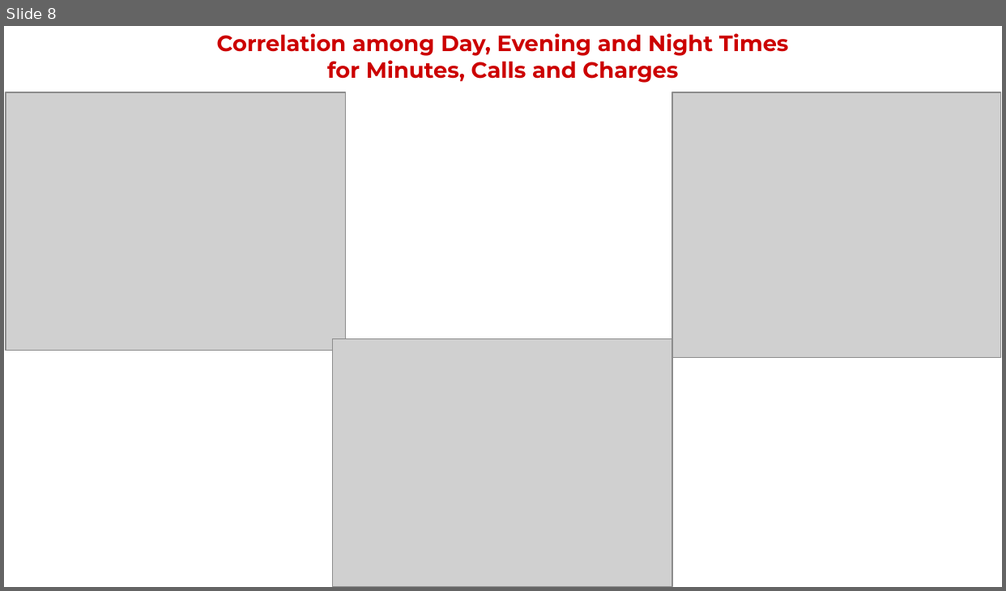
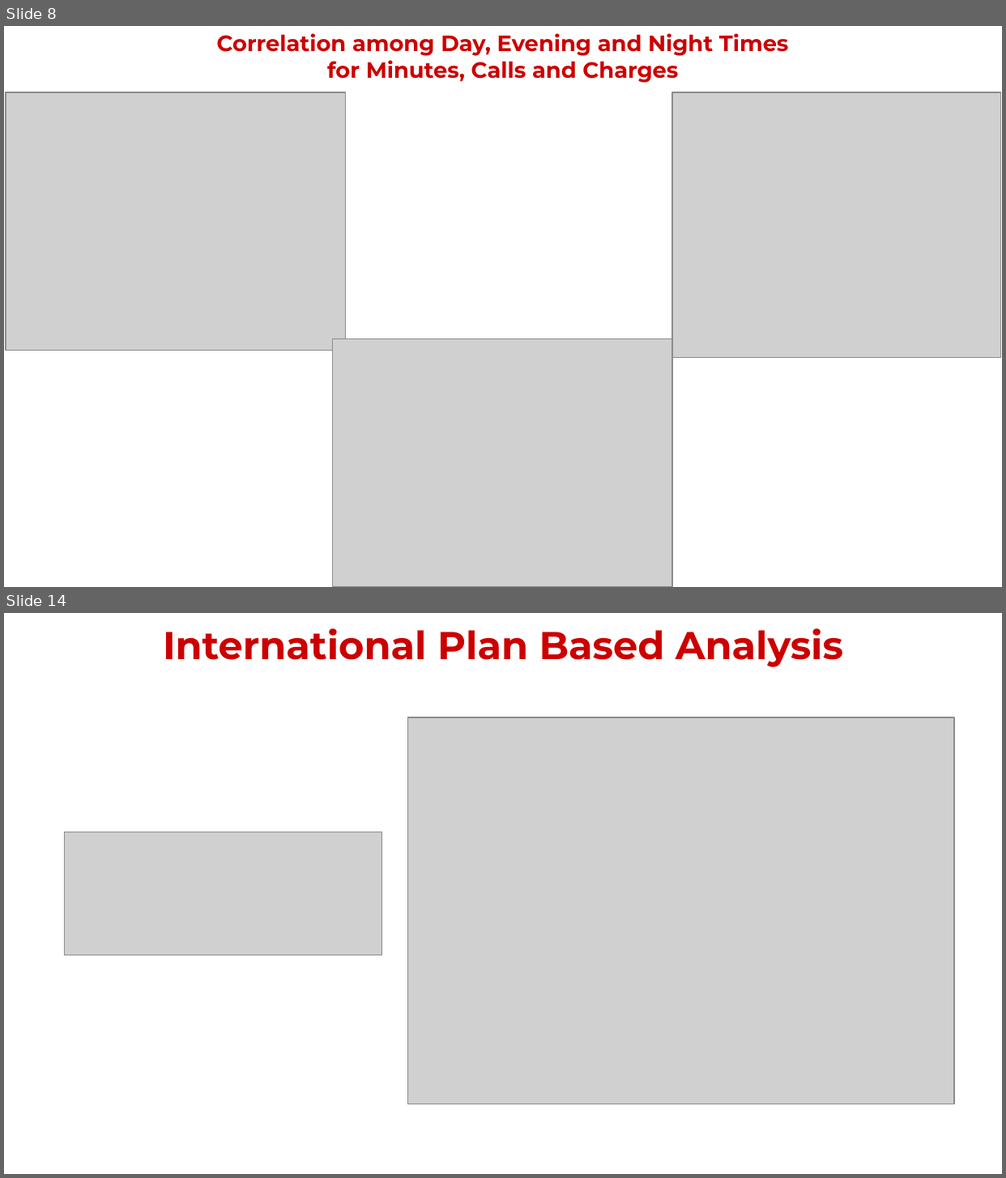
Before and after one commit to codes-by-vamshi/EDA-TelecomChurn, a slide deck: Project Presentation.pptx. Shown one above the other, each under a label of ours: slide 8 before the commit, slides 8 and 14 after it; the slides between them are not shown. The pictures are 1006x591 and 1006x1178 pixels, drawn with LibreOffice and Linux fonts; fonts in the diff are those of the drawing; grey boxes stand for pictures; background and template pictures are left out. Boxes give left, top, right and bottom in pixels: in the first picture for what was removed or moved away, otherwise in the second. Text is boxed around its words. In the diff, an @@ line names an element or a change of style, - is before the commit and + after.

```diff
--- a/Project Presentation.pptx
+++ b/Project Presentation.pptx
@@ slide 14 added at <box>4,613,1002,1174</box>, background #FFFFFF @@
@@ title added at <box>163,628,843,667</box>, 28 pt, text #CC0000, bold @@
+International Plan Based Analysis
@@ picture added at <box>408,717,954,1104</box> @@
@@ picture added at <box>64,833,381,956</box> @@
```
Also in this commit, not shown: 9 other slides added, 14 slides removed, 1 other file.
